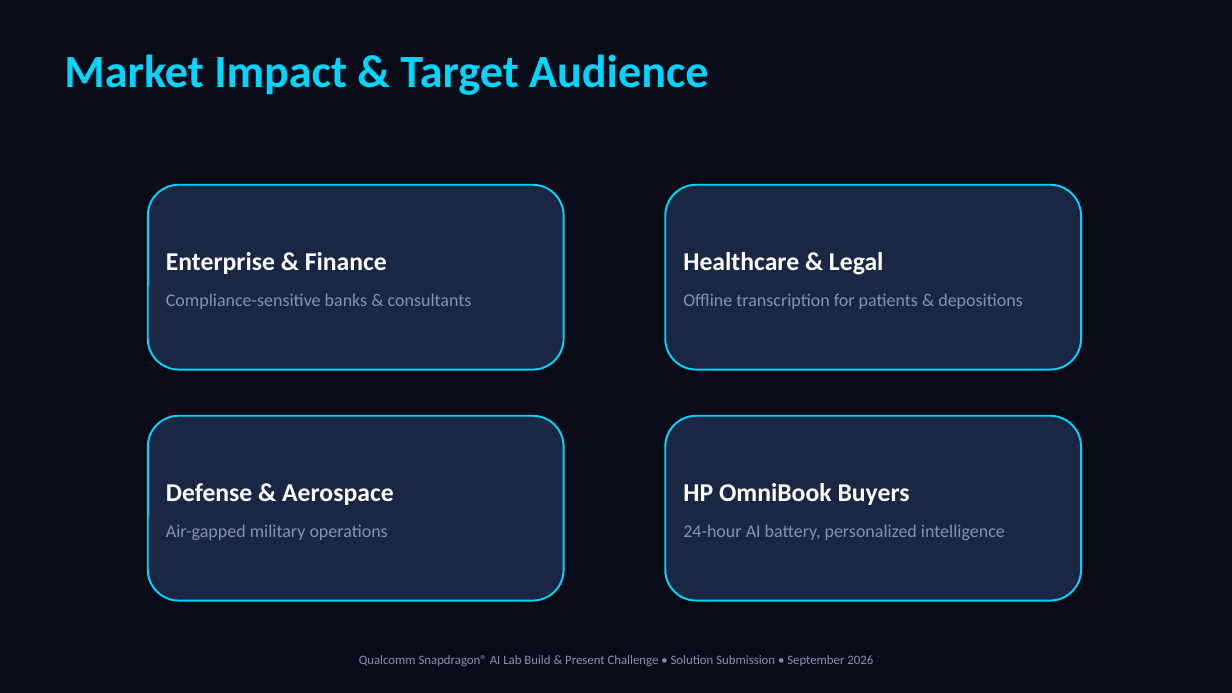
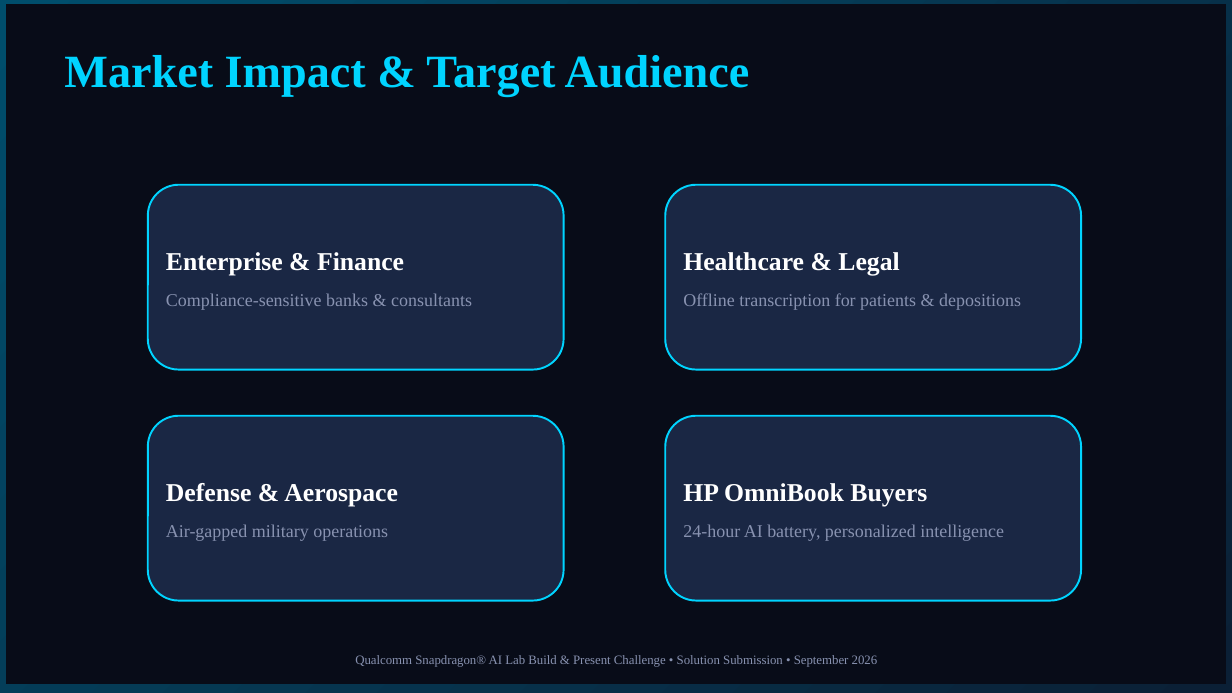
Before and after one commit to AnuragKannojiya/OmniSnap-AI, a slide deck: slide 9 of OmniSnap_AI_Pitch_Deck.pptx. Drawn at 1232x693 pixels with LibreOffice and Linux fonts; fonts in the diff are those of the drawing. Boxes give left, top, right and bottom in pixels: in the first picture for what was removed or moved away, otherwise in the second. Text is boxed around its words. In the diff, an @@ line names an element or a change of style, - is before the commit and + after.

```diff
--- a/OmniSnap_AI_Pitch_Deck.pptx
+++ b/OmniSnap_AI_Pitch_Deck.pptx
@@ background #FFFFFF to gradient #004E6C to #0C2036 @@
@@ rectangle: place and size @@
-rectangle at (0, 0, 1232, 693)
+rectangle at (6, 5, 1226, 684)
@@ rectangle at (6, 5, 1226, 684): outline #080C18 0.75 pt to #080C18 0.5 pt; shadow off @@
@@ text "Market Impact & Target Audience" at (64, 55, 750, 97): font Calibri to Times New Roman @@
@@ font Calibri to Times New Roman; shadow off; proportions changed in 4 elements at (148, 185, 564, 370), (665, 185, 1081, 370), (148, 416, 564, 601), (665, 416, 1081, 601) @@
@@ text "Qualcomm Snapdragon® AI Lab Build ..." at (355, 655, 878, 667): font Calibri to Times New Roman @@
```
Also in this commit, not shown: 9 other slides changed, 1 other file.
